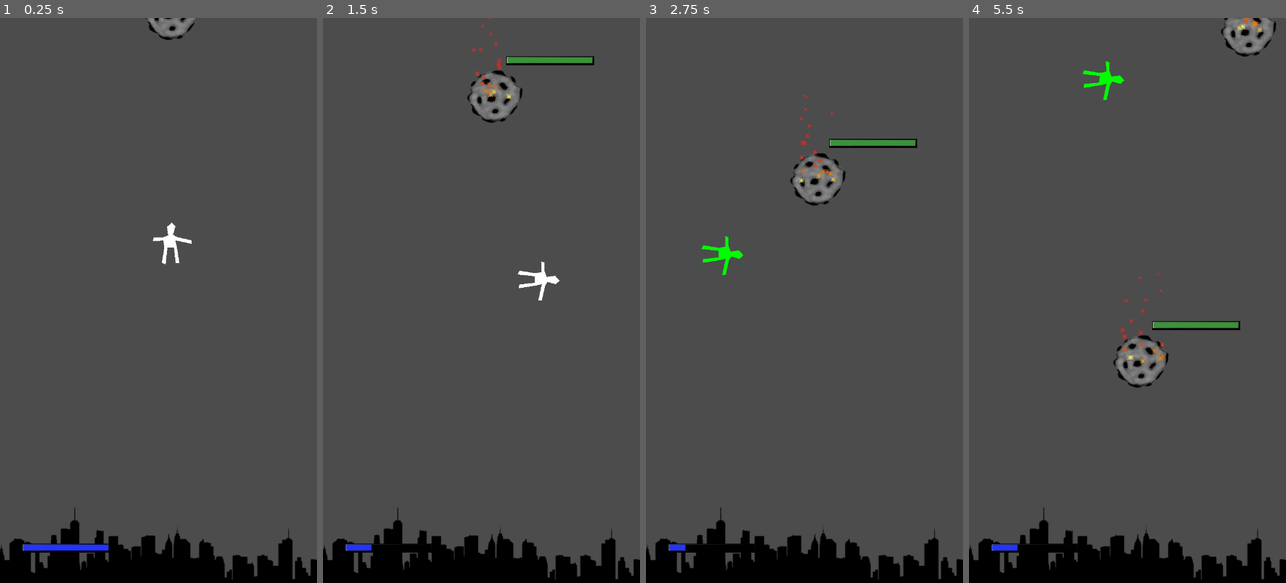
Above: before the commit, frames 1-4 (left to right).
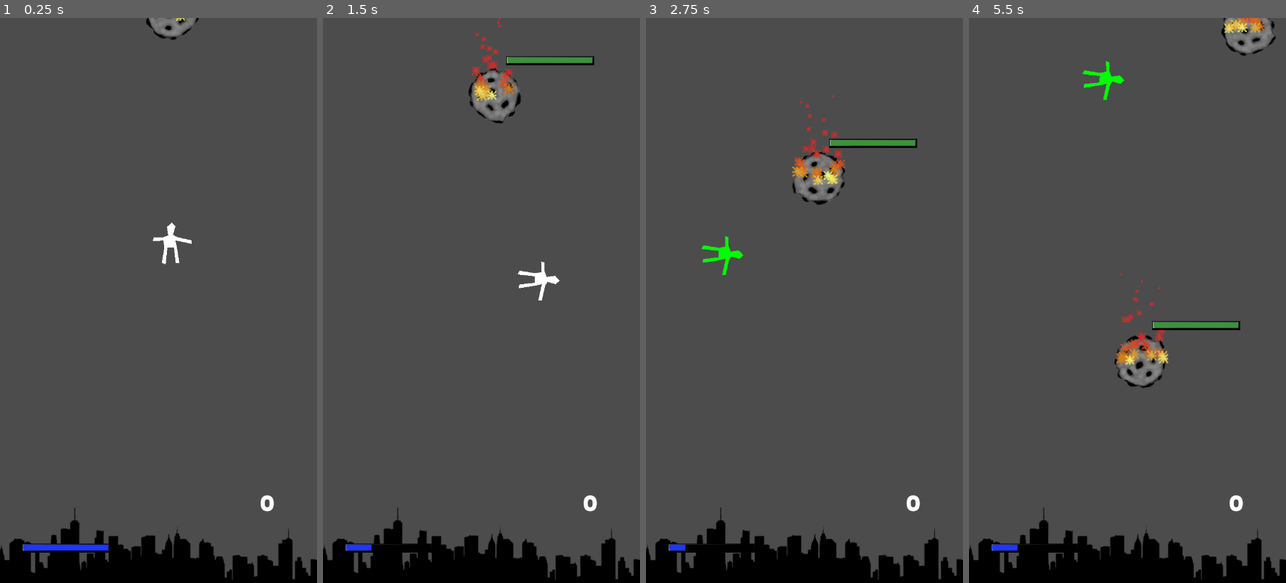
Above: after the commit, the same moments.

Repository: algch/ladrillos
Game: Godot game, scene res://main.tscn
Same seed, same stepped clock (60 frames per second), same inputs: the game is played once before the commit and once after it.
Inputs (mouse positions are in pixels of both pictures, inside the frame that each line leads up to):
- Up to frame 1 (0.25 s): no input
- Up to frame 2 (1.5 s): move the mouse to (551, 272) at 0.52 s; press the mouse at (551, 272) at 0.53 s; move the mouse to (418, 328) at 1.27 s; release the mouse at (418, 328) at 1.28 s; click (418, 328) at 1.35 s
- Up to frame 3 (2.75 s): move the mouse to (836, 176) at 2.02 s; press the mouse at (836, 176) at 2.03 s
- Up to frame 4 (5.5 s): move the mouse to (1111, 413) at 2.77 s; release the mouse at (1111, 413) at 2.78 s; click (1111, 413) at 2.85 s; move the mouse to (1222, 385) at 3.52 s; press the mouse at (1222, 385) at 3.53 s; move the mouse to (1032, 215) at 4.27 s; release the mouse at (1032, 215) at 4.28 s; click (1032, 215) at 4.35 s; move the mouse to (1143, 300) at 5.02 s; press the mouse at (1143, 300) at 5.03 s

The runs differ from the first frame. In frame 1, 0.3% of the frame differs, in the area x 46-87%, y 0-88%; in frame 2, 1.1%; in frame 3, 1.2%; in frame 4, 1.6%, in the area x 45-97%, y 0-88%.

Commit message:
improve visuals

Diff:
--- a/brick.gd
+++ b/brick.gd
@@ -10,24 +10,29 @@
 
 var max_health = 0
 var health = 0
+var score = 0
 
 func _ready():
 	match randi() % 3:
 		0:
 			max_health = 200
 			health = max_health
+			score = 2
 		1:
 			max_health = 400
 			health = max_health
+			score = 3
 		2:
 			max_health = 600
 			health = max_health
+			score = 5
 
 func check_health():
 	if health <= 0:
 		var explosion = explosion_class.instance()
 		explosion.position = position
 		get_parent().add_child(explosion)
+		get_parent().increment_score(score)
 		queue_free()
 
 func handle_collision(bounce_dir, bounce_speed):
@@ -43,6 +48,9 @@
 	health -= damage
 	_update_health_bar()
 	check_health()
+
+func _process(_delta):
+	$sprite.rotation += deg2rad(1)
 
 func _physics_process(delta):
 	var total_motion = (dir * dir_speed) + gravity_motion
--- a/brick.tscn
+++ b/brick.tscn
@@ -22,12 +22,12 @@
 [node name="speedDecreaseTimer" type="Timer" parent="."]
 wait_time = 0.25
 
-[node name="Sprite" type="Sprite" parent="."]
+[node name="sprite" type="Sprite" parent="."]
 position = Vector2( -0.55011, 1.97134 )
 texture = ExtResource( 2 )
 
 [node name="tail" type="Particles2D" parent="."]
-amount = 20
+amount = 30
 lifetime = 2.0
 speed_scale = 2.0
 process_material = ExtResource( 7 )
--- a/main.gd
+++ b/main.gd
@@ -1,4 +1,6 @@
 extends Node2D
+
+var expolsion_class = preload("res://explosion.tscn")
 
 var dir = Vector2()
 var score = 0
@@ -11,12 +13,16 @@
 	print("player shooted")
 
 func _on_turnEnder_body_entered(body):
-	get_tree().quit()
+	var explosion = expolsion_class.instance()
+	explosion.position = body.position
+	get_parent().add_child(explosion)
+	body.queue_free()
 
 func spawn():
 	var spawners = get_tree().get_nodes_in_group("spawners")
 	var spawner = spawners[ randi() % len(spawners) ]
 	spawner.spawn()
 
-func score(points):
+func increment_score(points):
 	score += points
+	$scoreLbl.set_text(str(score))
--- a/main.tscn
+++ b/main.tscn
@@ -9,6 +9,7 @@
 [ext_resource path="res://sprites/health_bar_progress.png" type="Texture" id=7]
 [ext_resource path="res://sprites/health_bar_over.png" type="Texture" id=8]
 [ext_resource path="res://sprites/health_bar_under.png" type="Texture" id=9]
+[ext_resource path="res://fonts/Rowdies-Regular.ttf" type="DynamicFontData" id=10]
 
 [sub_resource type="SegmentShape2D" id=1]
 a = Vector2( -420, 0 )
@@ -16,6 +17,10 @@
 
 [sub_resource type="RectangleShape2D" id=2]
 extents = Vector2( 420, 10 )
+
+[sub_resource type="DynamicFont" id=3]
+size = 50
+font_data = ExtResource( 10 )
 
 [node name="main" type="Node2D"]
 script = ExtResource( 4 )
@@ -91,5 +96,16 @@
 __meta__ = {
 "_edit_use_anchors_": false
 }
+
+[node name="scoreLbl" type="Label" parent="."]
+margin_left = 590.333
+margin_top = 1066.79
+margin_right = 630.333
+margin_bottom = 1129.79
+custom_fonts/font = SubResource( 3 )
+text = "0"
+__meta__ = {
+"_edit_use_anchors_": false
+}
 [connection signal="body_entered" from="turnEnder" to="." method="_on_turnEnder_body_entered"]
 [connection signal="timeout" from="spawnTimer" to="." method="spawn"]
--- a/particles/meteorite_tail.tres
+++ b/particles/meteorite_tail.tres
@@ -1,17 +1,18 @@
 [gd_resource type="ParticlesMaterial" load_steps=5 format=2]
 
-[sub_resource type="Gradient" id=2]
+[sub_resource type="Gradient" id=1]
 offsets = PoolRealArray( 0, 0.177778, 0.511111 )
 colors = PoolColorArray( 0.94986, 0.976562, 0.488281, 1, 0.835938, 0.51593, 0.104492, 1, 0.796875, 0.183655, 0.183655, 1 )
 
-[sub_resource type="GradientTexture" id=3]
-gradient = SubResource( 2 )
+[sub_resource type="GradientTexture" id=2]
+gradient = SubResource( 1 )
 
-[sub_resource type="Curve" id=4]
-_data = [ Vector2( 0, 1 ), 0.0, 0.0, 0, 0, Vector2( 0.987342, 0.481818 ), -1.87832, 0.0, 0, 0 ]
+[sub_resource type="Curve" id=3]
+max_value = 2.0
+_data = [ Vector2( 0.00632912, 2 ), 0.0, 2.6398, 0, 0, Vector2( 0.987342, 0.490909 ), -1.87832, 0.0, 0, 0 ]
 
-[sub_resource type="CurveTexture" id=5]
-curve = SubResource( 4 )
+[sub_resource type="CurveTexture" id=4]
+curve = SubResource( 3 )
 
 [resource]
 emission_shape = 2
Binary file added: fonts/Rowdies-Bold.ttf
Binary file added: fonts/Rowdies-Light.ttf
Binary file added: fonts/Rowdies-Regular.ttf
Not shown: 1 places in main.tscn that only renumber resources
Not shown: 1 places in particles/meteorite_tail.tres that only renumber resources
